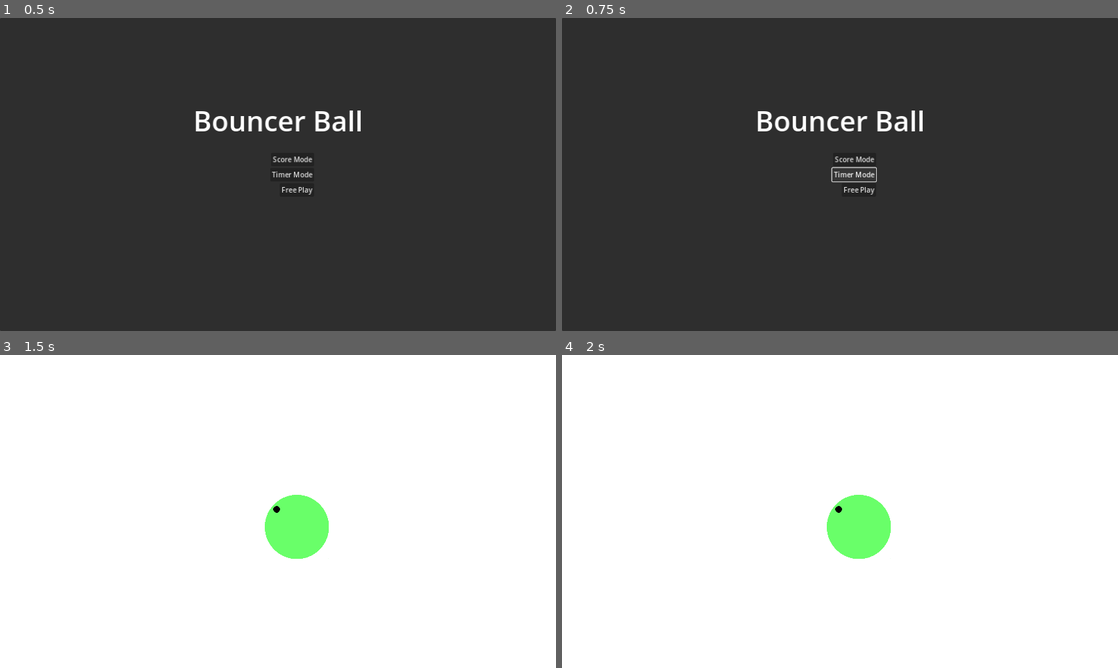
Above: before the commit, frames 1-4 (two rows, left to right).
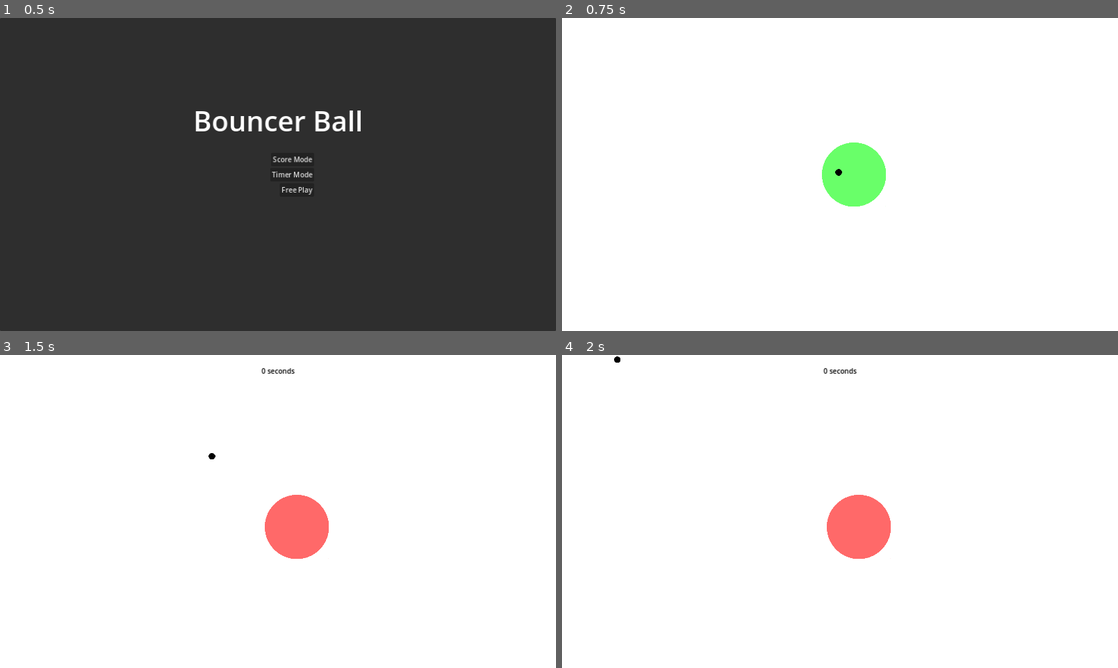
Above: after the commit, the same moments.

Repository: adsuttman/GBGJ1
Game: Godot game, scene res://main_menu.tscn
The game is run twice, just before and just after one commit, with the same random seed, the same clock (stepped at 60 frames per second) and the same inputs. This scene is started directly instead of the project's main scene.
Inputs (mouse positions are in pixels of both pictures, inside the frame that each line leads up to):
- Up to frame 1 (0.5 s): no input
- Up to frame 2 (0.75 s): click "Timer Mode" at 0.5 s
- Up to frame 3 (1.5 s): click (294, 527) at 1.25 s, where only the run before the commit has a clickable "Free Play"
- Up to frame 4 (2 s): no input

Frame 1 is identical in both runs. In frame 2, 99% of the frame differs, in the area x 0-100%, y 0-100%; in frame 3, 2.0%; in frame 4, 2.0%.

Commit message:
completed timer mode

Diff:
--- a/ball.gd
+++ b/ball.gd
@@ -1,6 +1,8 @@
 extends RigidBody2D
 
 var speed_points: int = 0
+
+signal unfrozen
 
 func _physics_process(delta: float) -> void:
 	var velocity: Vector2
@@ -14,3 +16,4 @@
 
 func unfreeze():
 	freeze = false
+	unfrozen.emit()
--- a/game.gd
+++ b/game.gd
@@ -3,6 +3,7 @@
 @onready var ball = $Ball
 
 signal ball_touched_floor
+signal game_started
 
 func _physics_process(delta: float) -> void:
 	if ball.position.y > 712:
@@ -11,3 +12,7 @@
 func display_game_over(score: String):
 	$GameOver/GameOverText/Score.text = "Your score was: " + score
 	$GameOver.show()
+
+
+func _on_ball_unfrozen() -> void:
+	game_started.emit()
--- a/game.tscn
+++ b/game.tscn
@@ -115,3 +115,5 @@
 grow_vertical = 0
 text = "Your score was: Placeholder"
 label_settings = SubResource("LabelSettings_7h8eb")
+
+[connection signal="unfrozen" from="Ball" to="." method="_on_ball_unfrozen"]
--- a/main_menu.gd
+++ b/main_menu.gd
@@ -3,3 +3,7 @@
 
 func _on_free_play_pressed() -> void:
 	get_tree().change_scene_to_file("res://game.tscn")
+
+
+func _on_timer_mode_pressed() -> void:
+	get_tree().change_scene_to_file("res://timer_mode.tscn")
--- a/main_menu.tscn
+++ b/main_menu.tscn
@@ -74,4 +74,5 @@
 [node name="VSeparator3" type="VSeparator" parent="Panel/VFlowContainer"]
 layout_mode = 2
 
+[connection signal="pressed" from="Panel/VFlowContainer/TimerMode" to="." method="_on_timer_mode_pressed"]
 [connection signal="pressed" from="Panel/VFlowContainer/FreePlay" to="." method="_on_free_play_pressed"]
--- a/timer_mode.gd
+++ b/timer_mode.gd
@@ -5,10 +5,8 @@
 @onready var label = $UI/Time
 @onready var game = $Game
 
-func _ready() -> void:
-	start_timer()
-
 func start_timer():
+	label.show()
 	timer.start()
 
 func _on_timer_timeout() -> void:
@@ -18,4 +16,9 @@
 
 func _on_game_ball_touched_floor() -> void:
 	timer.stop()
+	label.hide()
 	game.display_game_over(String.num(time) + " seconds")
+
+
+func _on_game_game_started() -> void:
+	start_timer()
--- a/timer_mode.tscn
+++ b/timer_mode.tscn
@@ -22,6 +22,7 @@
 metadata/_edit_use_anchors_ = true
 
 [node name="Time" type="Label" parent="UI"]
+visible = false
 layout_mode = 1
 anchors_preset = 5
 anchor_left = 0.5
@@ -38,4 +39,5 @@
 process_callback = 0
 
 [connection signal="ball_touched_floor" from="Game" to="." method="_on_game_ball_touched_floor"]
+[connection signal="game_started" from="Game" to="." method="_on_game_game_started"]
 [connection signal="timeout" from="Timer" to="." method="_on_timer_timeout"]
